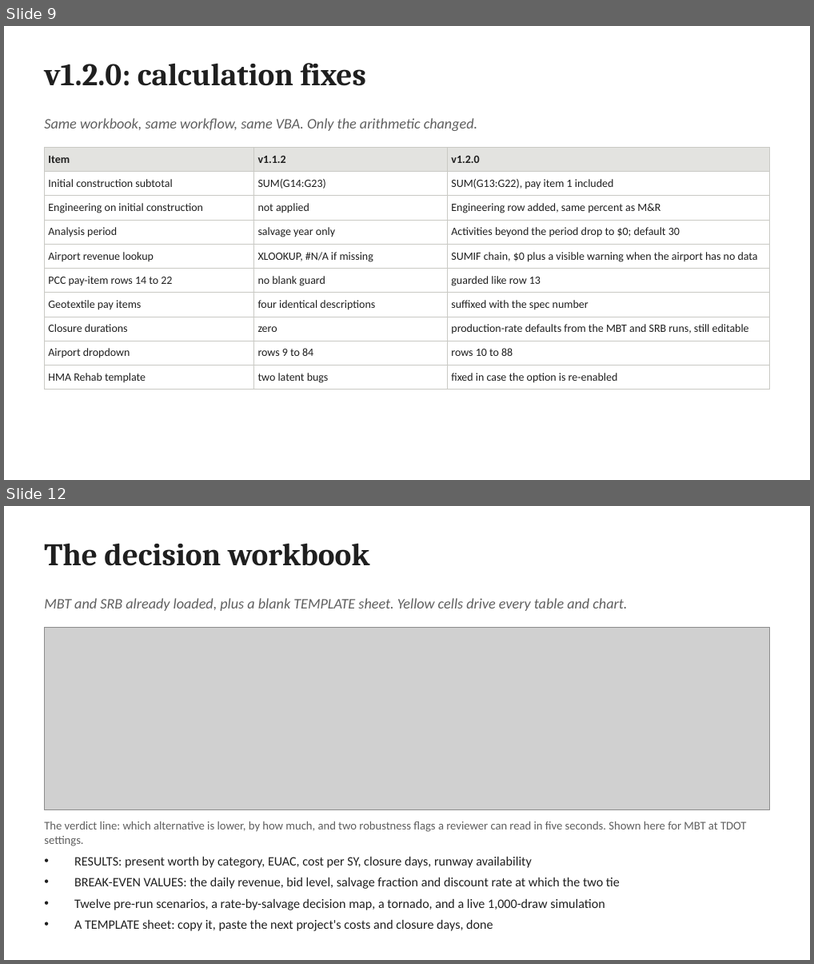
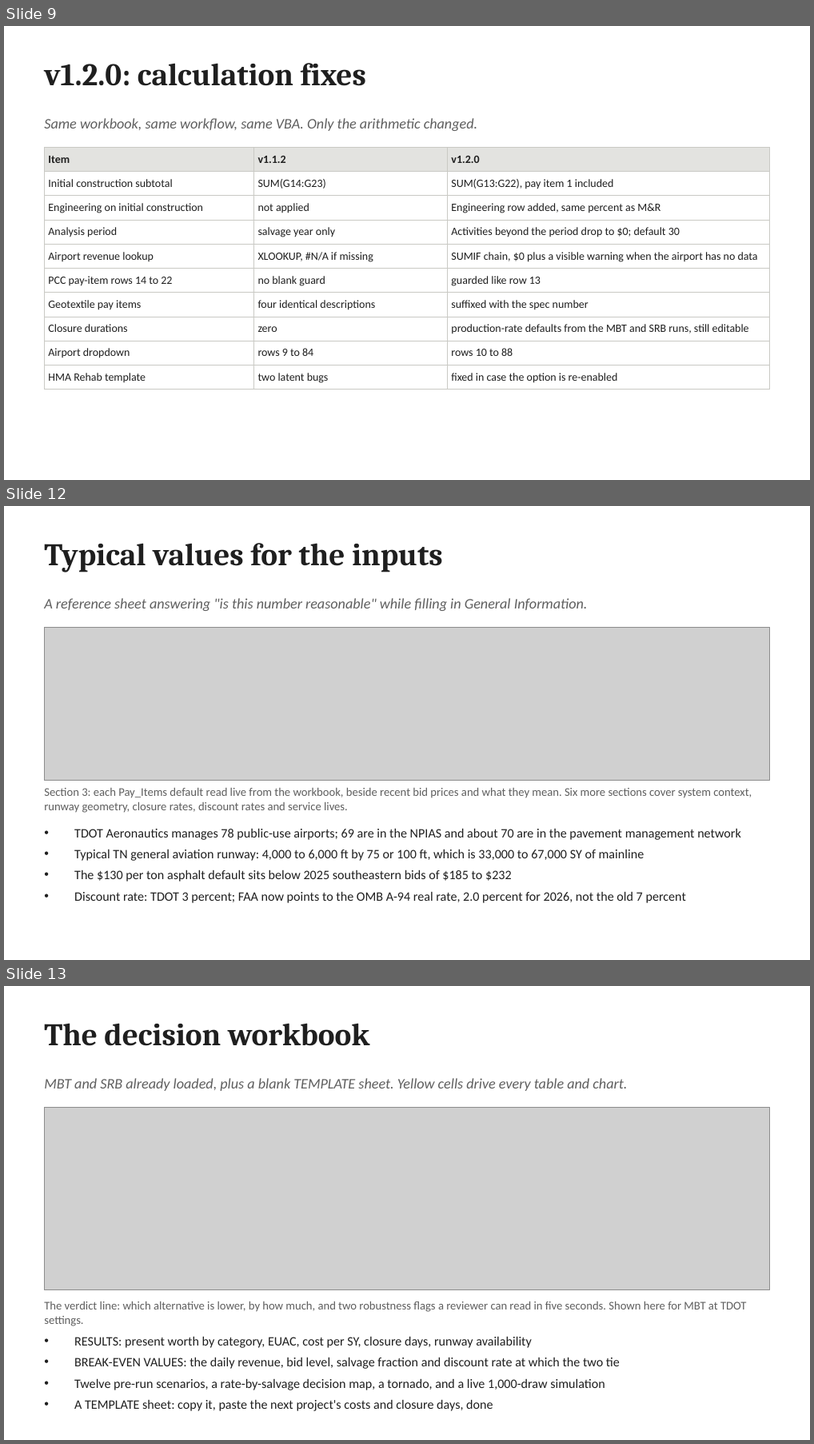
Before and after one commit to JosephD130/lcca-dashboard, a slide deck: tdot-lcca/TDOT_LCCA_Review_and_v1.2.0_Update.pptx. Shown one above the other, each under a label of ours: slides 9 and 12 before the commit, slides 9, 12 and 13 after it; the slides between them are not shown. The pictures are 814x964 and 814x1444 pixels, drawn with LibreOffice and Linux fonts; fonts in the diff are those of the drawing; grey boxes stand for pictures. Boxes give left, top, right and bottom in pixels: in the first picture for what was removed or moved away, otherwise in the second. Text is boxed around its words. In the diff, an @@ line names an element or a change of style, - is before the commit and + after.

```diff
--- a/tdot-lcca/TDOT_LCCA_Review_and_v1.2.0_Update.pptx
+++ b/tdot-lcca/TDOT_LCCA_Review_and_v1.2.0_Update.pptx
@@ slide 12 added at [4, 506, 810, 960], background #FFFFFF @@
@@ text added at [44, 543, 443, 572], 28 pt, text #1F1F1F, bold @@
+Typical values for the inputs
@@ text added at [44, 598, 588, 611], 13 pt, text #5F5F5F, italic @@
+A reference sheet answering "is this number reasonable" while filling in General Information.
@@ picture added at [44, 627, 770, 780] @@
@@ text added at [44, 788, 752, 812], 10.5 pt, text #5F5F5F @@
+Section 3: each Pay_Items default read live from the workbook, beside recent bid prices and what they mean. Six more sections cover system context, runway geometry, closure rates, discount rates and service lives.
@@ text added at [74, 828, 742, 903], 11.5 pt, text #1F1F1F @@
+• TDOT Aeronautics manages 78 public-use airports; 69 are in the NPIAS and about 70 are in the pavement management network
+• Typical TN general aviation runway: 4,000 to 6,000 ft by 75 or 100 ft, which is 33,000 to 67,000 SY of mainline
+• The $130 per ton asphalt default sits below 2025 southeastern bids of $185 to $232
+• Discount rate: TDOT 3 percent; FAA now points to the OMB A-94 real rate, 2.0 percent for 2026, not the old 7 percent
@@ what was slide 12 is now slide 13 @@
```
Also in this commit, not shown: 4 slides changed, 1 other slide added, 1 slide removed, 22 other files.
